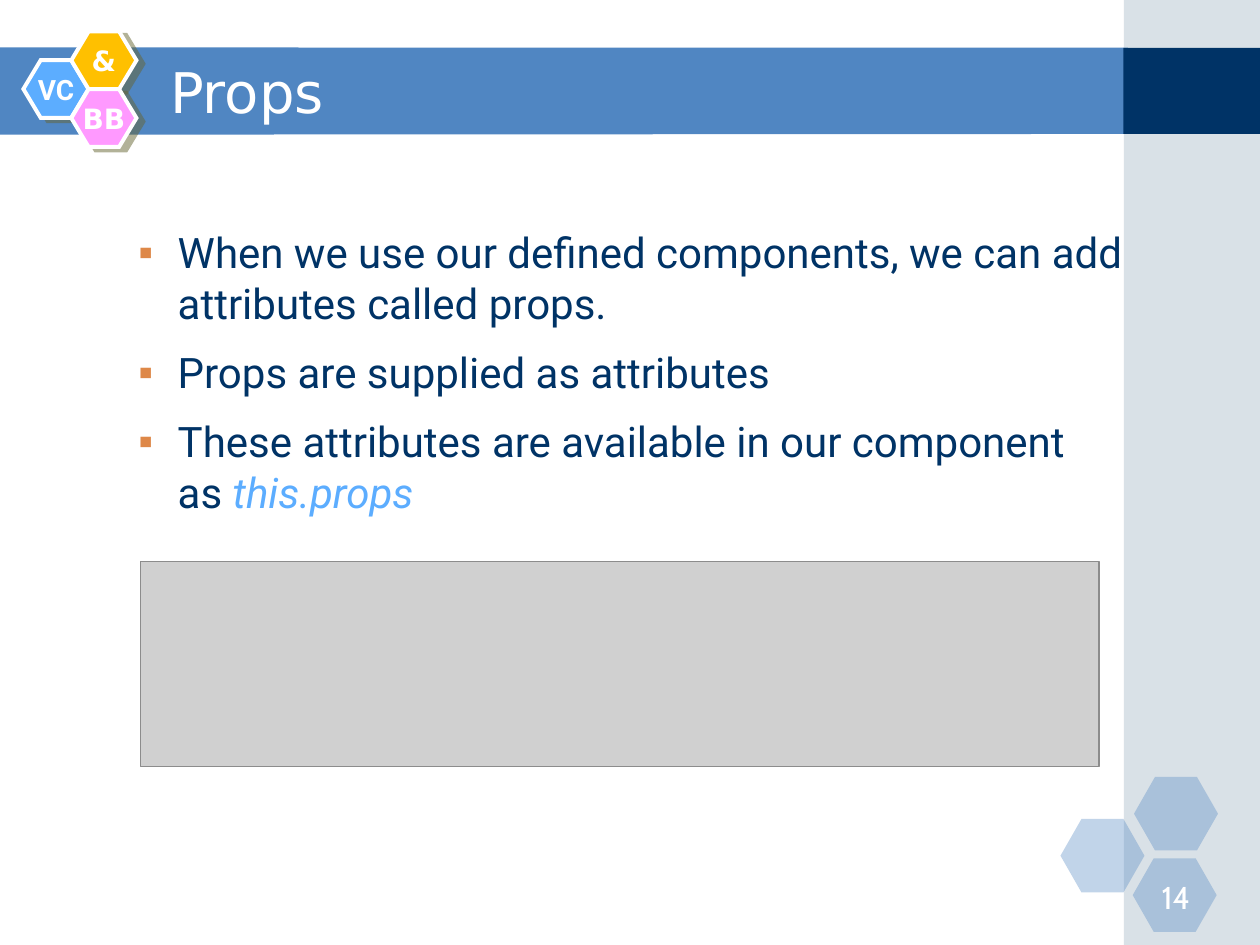
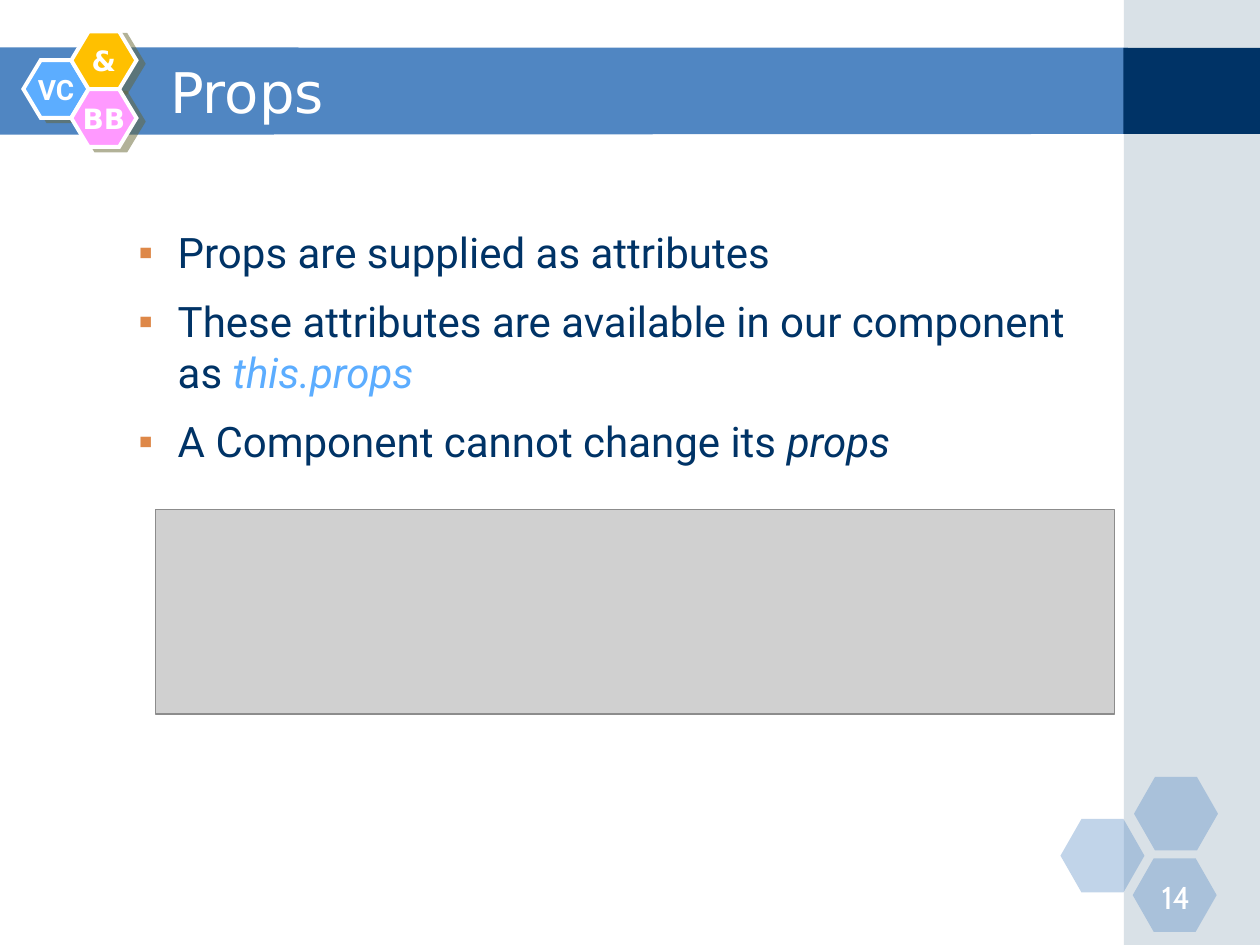
Before and after one commit to nguyenminhtiend/React-Document, a slide deck: slide 14 of React_Slide.pptx. Drawn at 1260x945 pixels with LibreOffice and Linux fonts; fonts in the diff are those of the drawing; grey boxes stand for pictures. Boxes give left, top, right and bottom in pixels: in the first picture for what was removed or moved away, otherwise in the second. Text is boxed around its words. In the diff, an @@ line names an element or a change of style, - is before the commit and + after.

```diff
--- a/React_Slide.pptx
+++ b/React_Slide.pptx
@@ text at (178,236,1122,328): paragraph removed @@
-  ▪ When we use our defined components, we can add attributes called props.
@@ text at (178,425,890,466): paragraph added @@
+  ▪ A Component cannot change its props
@@ picture: place and size @@
-picture at (140,562,1099,766)
+picture at (155,509,1114,713)
```
Also in this commit, not shown: 1 other slide changed, 3 slides added, 1 slide removed, 1 other file.
